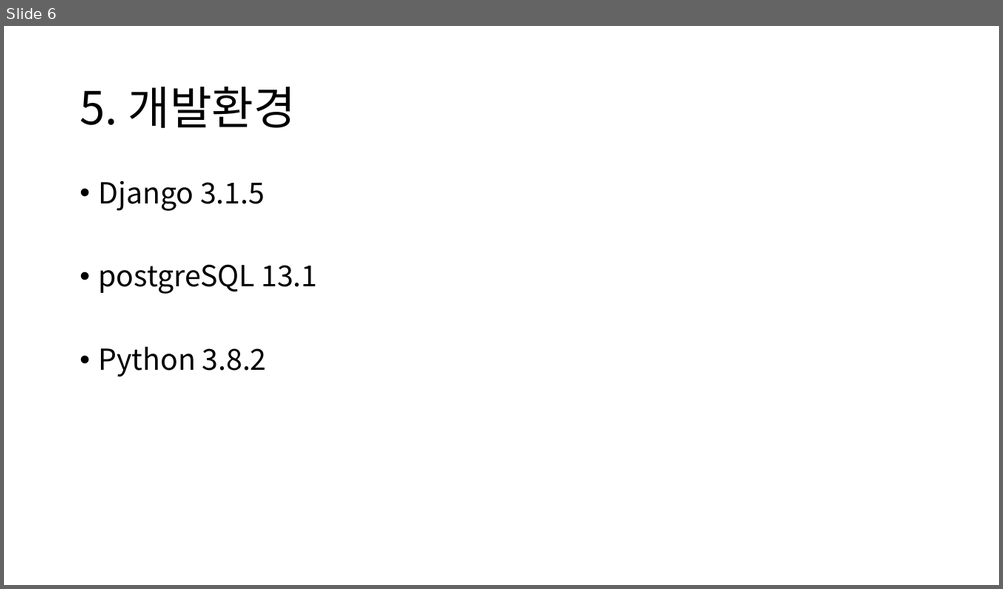
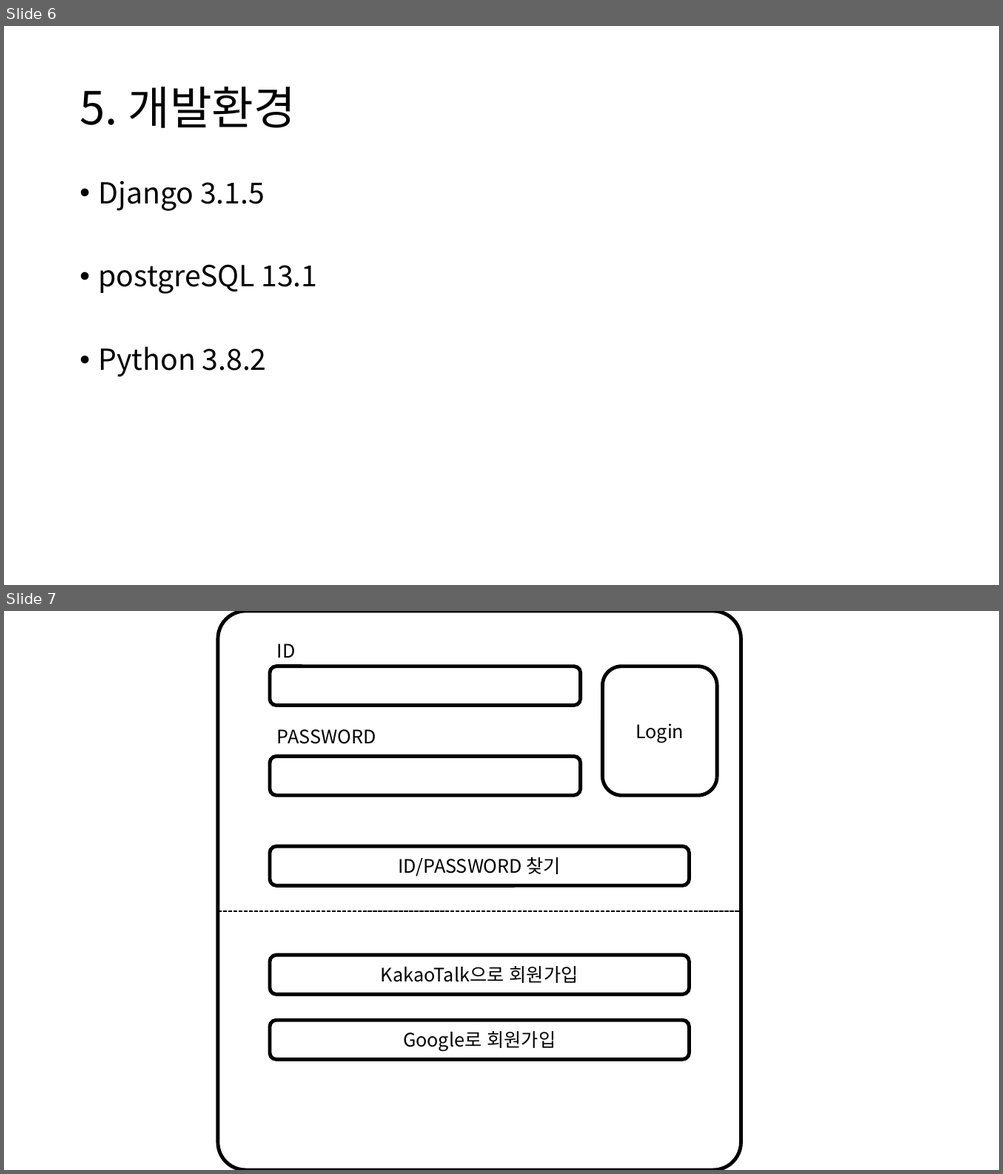
Before and after one commit to ZScomnet/django_tutorial, a slide deck: 설명.pptx. Shown one above the other, each under a label of ours: slide 6 before the commit, slides 6 and 7 after it. The pictures are 1003x589 and 1003x1174 pixels, drawn with LibreOffice and Linux fonts; fonts in the diff are those of the drawing. Boxes give left, top, right and bottom in pixels: in the first picture for what was removed or moved away, otherwise in the second. Text is boxed around its words. In the diff, an @@ line names an element or a change of style, - is before the commit and + after.

```diff
--- a/설명.pptx
+++ b/설명.pptx
@@ slide 7 added at (x1=4, y1=611, x2=999, y2=1170), background #FFFFFF @@
@@ group added at (x1=218, y1=611, x2=741, y2=1170): 7 rounded rectangles, 2 texts, 1 line @@
+ID/PASSWORD 찾기
+ID
+PASSWORD
+KakaoTalk으로 회원가입
+Google로 회원가입
+Login
```
Also in this commit, not shown: 1 slide changed.
